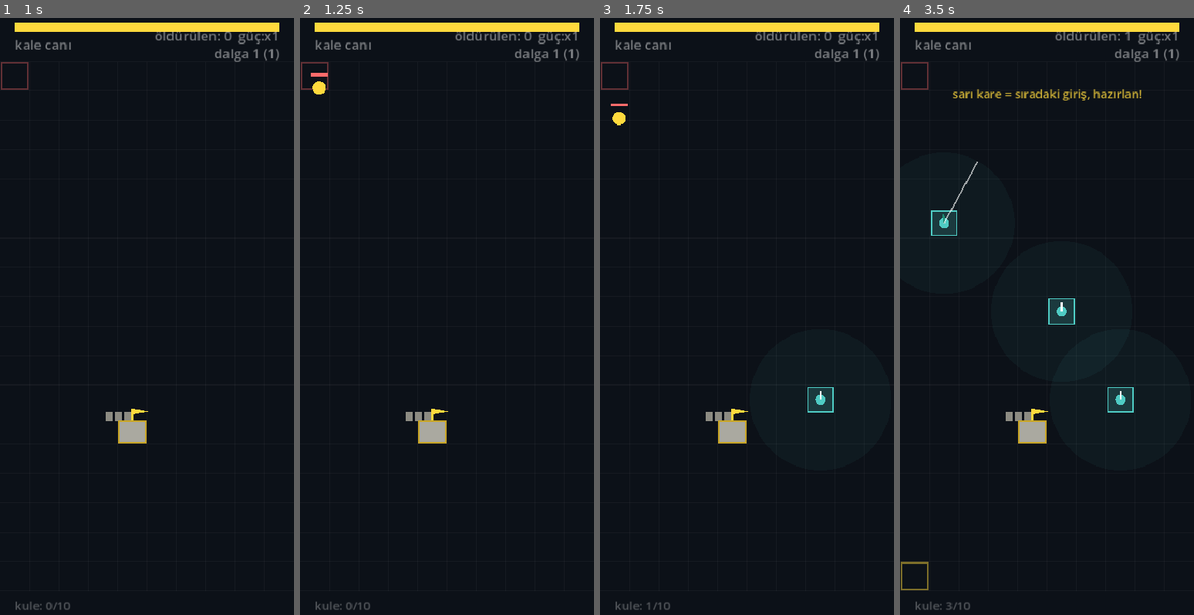
Above: before the commit, frames 1-4 (left to right).
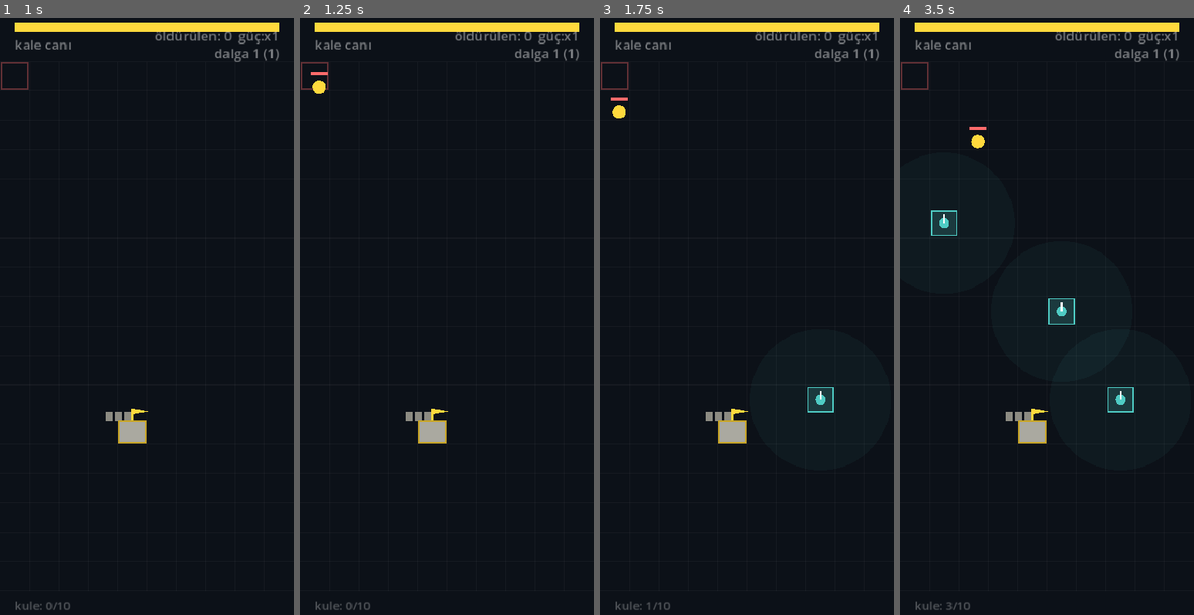
Above: after the commit, the same moments.

Repository: MetehanSarikaya/yellowhit
Game: Godot game, scene res://scenes/Main.tscn
The game is run twice, just before and just after one commit, with the same random seed, the same clock (stepped at 60 frames per second) and the same inputs.
Inputs (mouse positions are in pixels of both pictures, inside the frame that each line leads up to):
- Up to frame 1 (1 s): tap Enter at 0.5 s; move the mouse to (132, 435) at 0.52 s; click (132, 435) at 0.67 s
- Up to frame 2 (1.25 s): no input
- Up to frame 3 (1.75 s): move the mouse to (835, 406) at 1.27 s; click (835, 406) at 1.42 s
- Up to frame 4 (3.5 s): move the mouse to (958, 220) at 2.02 s; click (958, 220) at 2.17 s; move the mouse to (1061, 310) at 2.77 s; click (1061, 310) at 2.92 s

Frame 1 is identical in both runs. In frame 2, less than 0.1% of the frame differs, in the area x 3-10%, y 9-13%; in frame 3, 0.1%; in frame 4, 0.8%, in the area x 0-83%, y 2-96%.

Commit message:
speed adjustments

Diff:
--- a/akin_godot/scripts/main.gd
+++ b/akin_godot/scripts/main.gd
@@ -13,8 +13,8 @@
 const RANGE := CELL * 2.4
 const MAX_TOWERS := 10
 const FIRE_RATE := 70          # frame cinsinden ateş aralığı
-const SPEED_NORM := 1.4        # px/frame
-const SPEED_SLOW := 0.5
+const SPEED_NORM := 1.15       # px/frame
+const SPEED_SLOW := 0.42
 const COOLDOWN_LEN := 170       # dalgalar arası "inşa" penceresi (frame)
 const EXPLORER_CHANCE := 0.35
 
